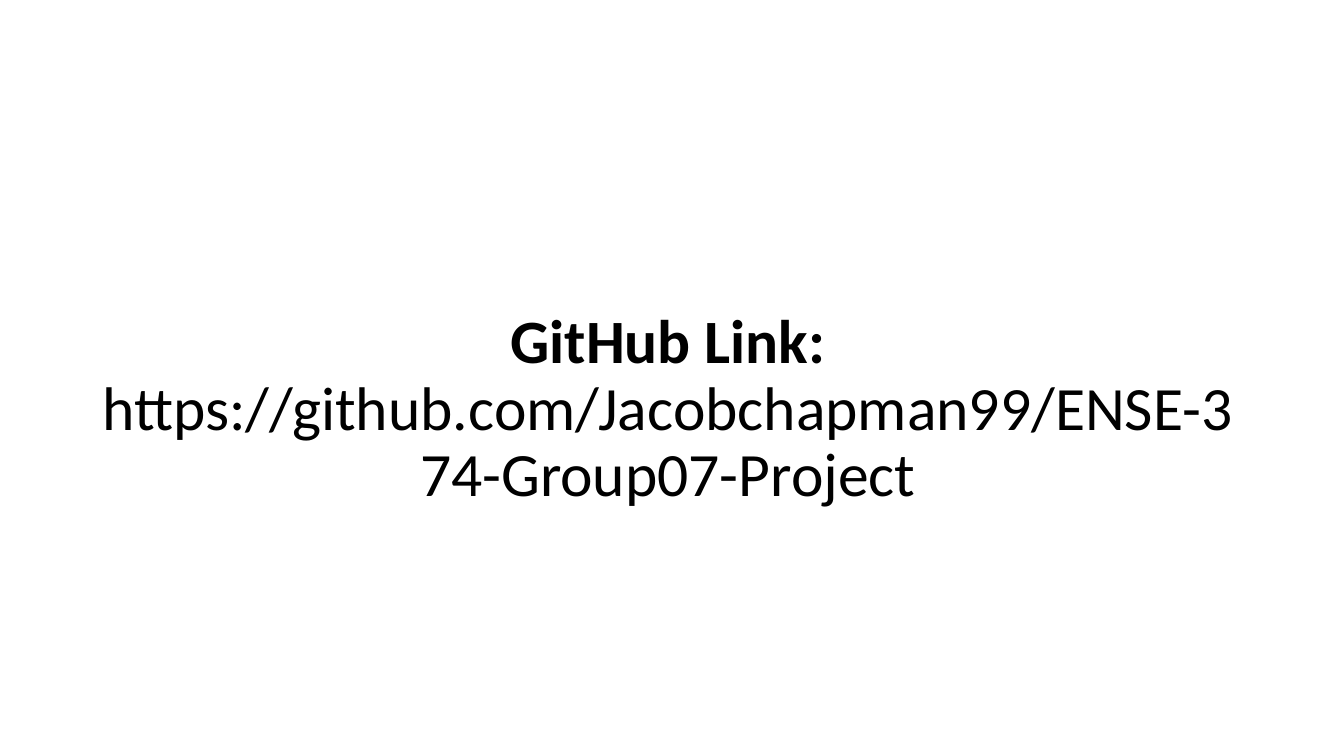
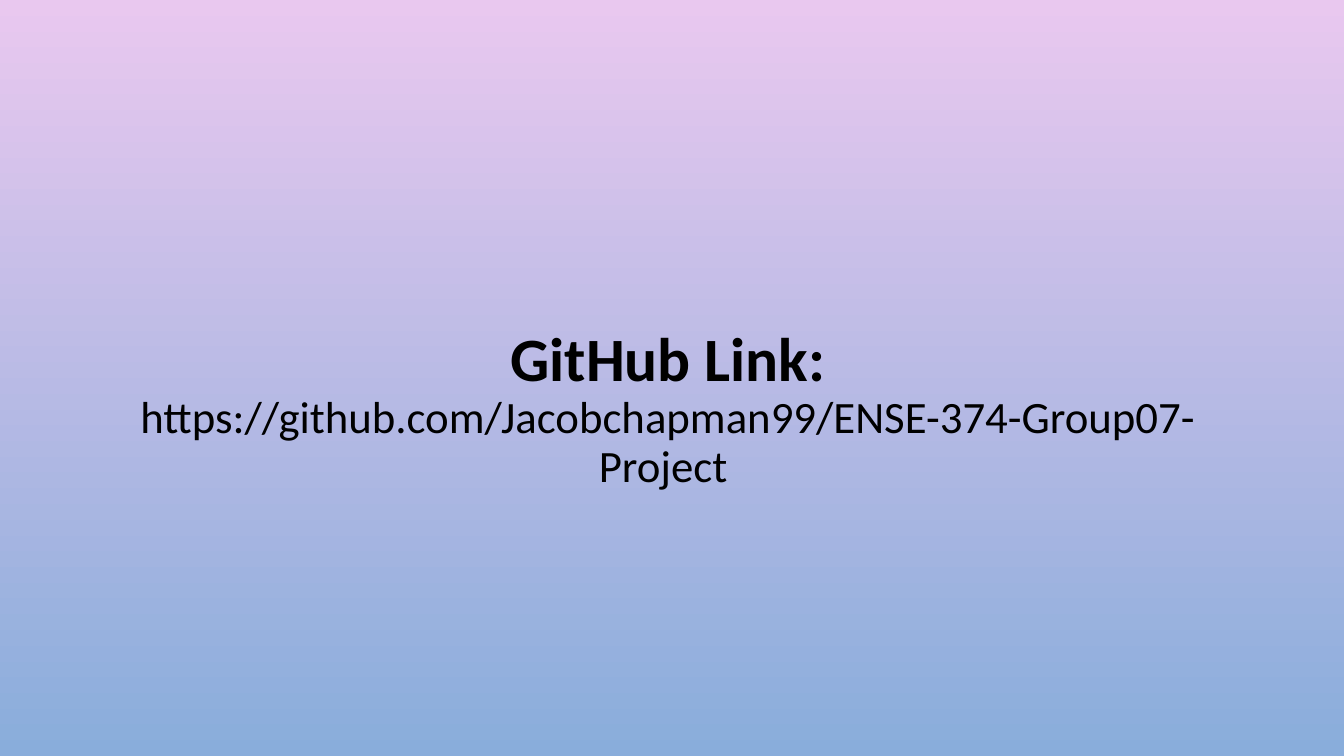
Before and after one commit to Jacobchapman99/ENSE-374-Group07-Project, a slide deck: slide 16 of Milestone 2/Milestone 2.ppt. Drawn at 1344x756 pixels with LibreOffice and Linux fonts; fonts in the diff are those of the drawing; background and template pictures are left out. Boxes give left, top, right and bottom in pixels: in the first picture for what was removed or moved away, otherwise in the second. Text is boxed around its words. In the diff, an @@ line names an element or a change of style, - is before the commit and + after.

```diff
--- a/Milestone 2/Milestone 2.ppt
+++ b/Milestone 2/Milestone 2.ppt
@@ background #FFFFFF to picture (left out) @@
@@ title "GitHub Link: https://github.com/Jacobchapman99/ENSE-374-Grou ..." at [140, 337, 1194, 490]: size 44 to 32 pt in "https://github.com/Jacobchapman99/ENSE-374-Group07-Project" @@
```
Also in this commit, not shown: 16 other slides changed.
